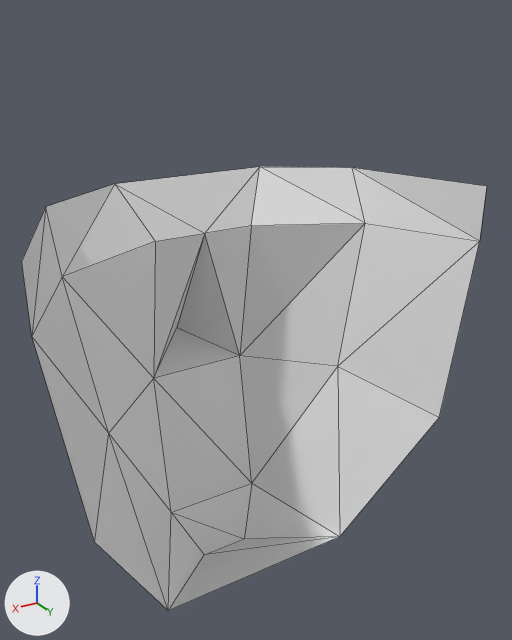
Two versions of the OBJ model teardown/wwf-no-mercy/models/unlabeled/model_14D5.obj, one commit apart.
Both versions are drawn from a camera (50 mm lens) standing at (11.6, 11.0, 23.5) and looking at (-1.3, -10.4, 12.8). The lights are fixed; the arrows at lower left show +X, +Y and +Z. The first picture is the older version. Mesh edges are drawn as thin lines. Where no turn or scale is listed for an object, it has been applied to the vertices.

Before the edit, the objects in view are built like this:
```python
me_model_14d5 = bpy.data.meshes.new('model_14D5')
me_model_14d5.from_pydata(...)  # 26 vertices, 38 faces; spans x -8.0..8.0, y -15.0..-6.0, z 2.0..18.0
ob_model_14d5 = bpy.data.objects.new('model_14D5', me_model_14d5)
ob_model_14d5.location = (0.0, 0.0, 0.0)
```
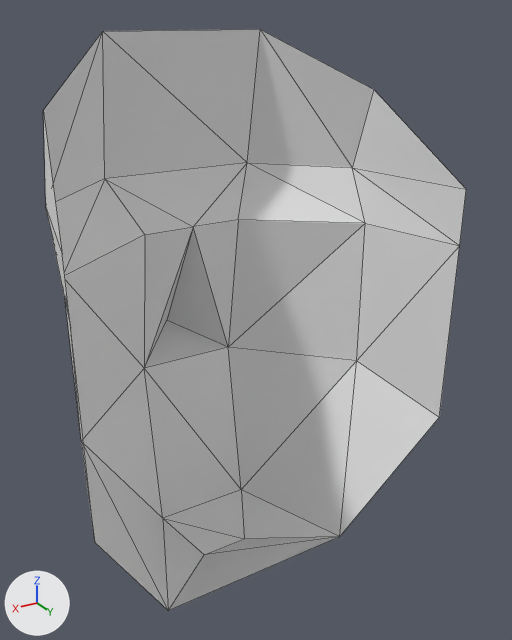
Location of each change, [x1, y1, x2, y2] in pixels of the pictures (512 x 640 px):
'model_14D5', reshaped (9% narrower, 31% taller)
    before: [22, 167, 487, 611]
    after: [43, 29, 466, 611]
part 1 of me_model_14d5, reshaped
    before: [22, 167, 487, 539]
    after: [43, 29, 466, 539]

The edits, one by one:
me_model_14d5 is used by ob_model_14d5.
me_model_14d5 had 26 vertices, 38 faces and spanned x -8.0..8.0, y -15.0..-6.0, z 2.0..18.0.
me_model_14d5 now has 30 vertices, 46 faces and spans x -7.0..7.0, y -16.0..-6.0, z 2.0..23.0.
Part 1, on me_model_14d5:
4 vertices are removed from x -8.0..8.0, y -13.0..-6.0, z 18.0.
9 faces are deleted.
6 vertices in x -2.0..2.0, y -15.0..-12.0, z 10.0..16.0 move by (0.0, -1.0, 0.0).
6 vertices move from x -8.0..8.0, y -12.0..-6.0, z 4.0..16.0 to x -7.0..7.0, y -13.0..-6.0, z 3.0..16.0.
8 vertices are added at x -7.0..7.0, y -14.0..-6.0, z 18.0..23.0.
17 new faces join them.
